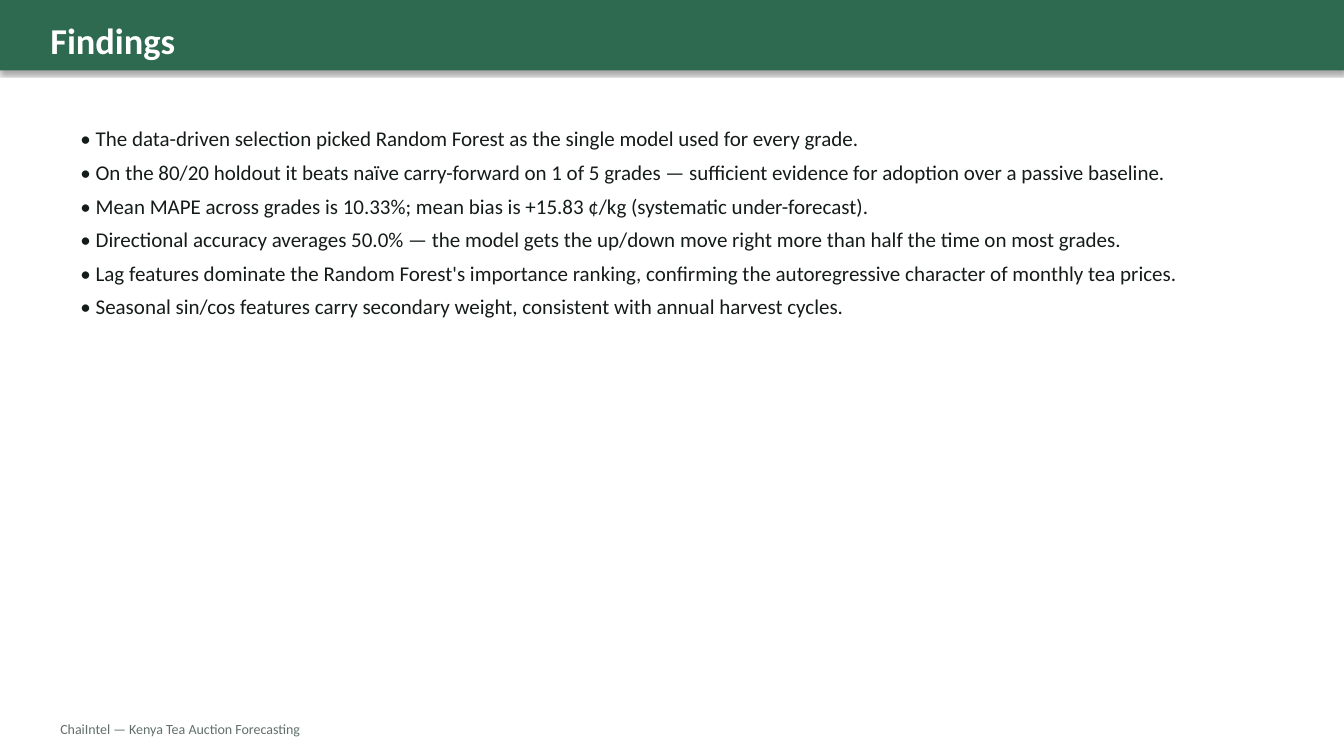
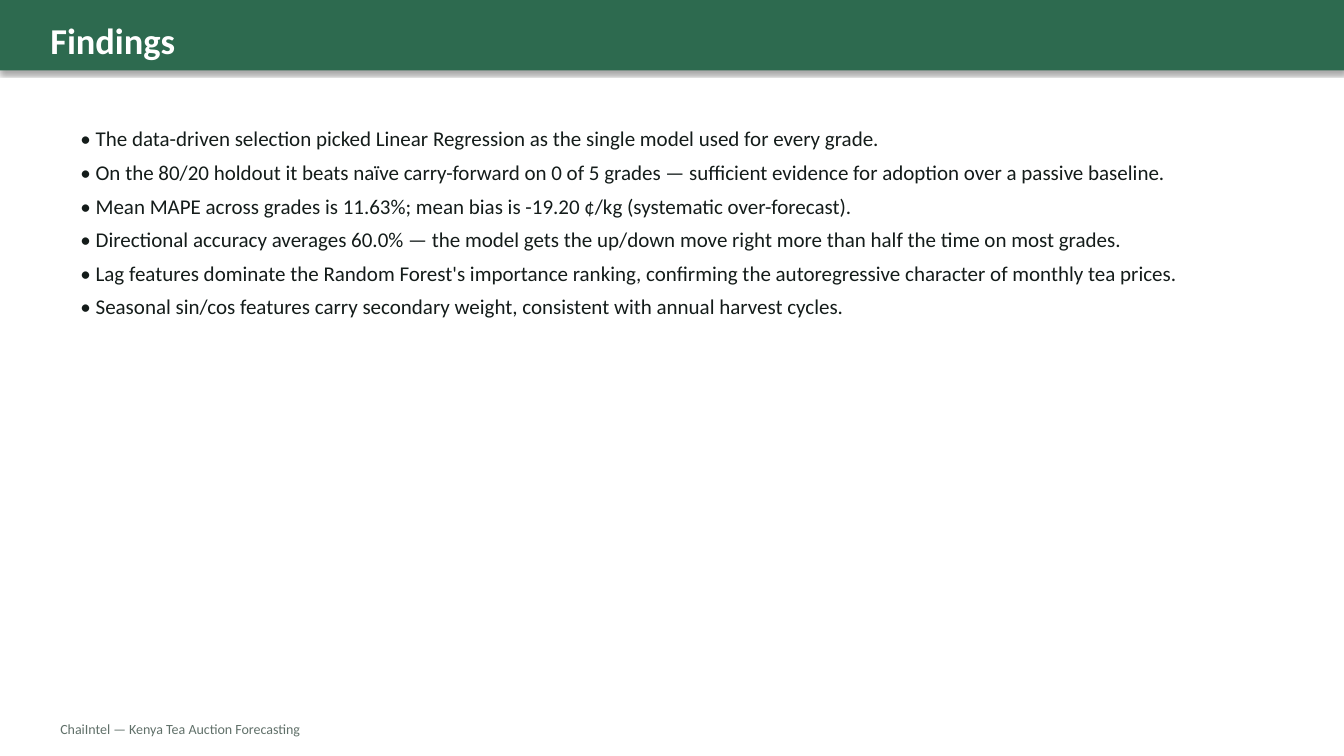
Before and after one commit to benodongo/ChaiIntel, a slide deck: slide 22 of analytics/static/analytics/docs/ChaiIntel-Presentation.pptx. Drawn at 1344x756 pixels with LibreOffice and Linux fonts; fonts in the diff are those of the drawing. Boxes give left, top, right and bottom in pixels: in the first picture for what was removed or moved away, otherwise in the second. Text is boxed around its words. In the diff, an @@ line names an element or a change of style, - is before the commit and + after.

Commit message:
Add sales volume (Pkgs) and USD/KES exchange rate features
Data pipeline:
* scripts/extract_sales_volumes.py parses the monthly KTDA auction PDFs in
  salesreport/ using pdfplumber. From the totals row at the bottom of each
  PDF it extracts per-grade Avg price (already in CSV) and per-grade Pkgs
  (sales volume), plus aggregate total_pkgs / total_kgs / total_avg.
* Adds monthly USD->KES exchange rate. Tries exchangerate.host first; falls
  back to a static historical lookup table baked into the script when the
  API is unreachable (no API key required).
* Dedupes rows by auction_no when two filenames carry the same auction
  number (May 2023.pdf and May 2025.pdf were duplicates of auction 2025/21).
* Skips the 15 daily-sale PDFs as they are Print-to-PDF outputs with no
  embedded text (would require OCR).
* Caches FX results in analytics/data/.fx_cache.json so reruns are offline.

Modelling:
* analytics/rfutils.py: new VOLUME_COLS / FX_COL / EXOG_COLS constants.
* load_historical_data preserves <grade>_pkgs and usd_kes columns and uses
  ISO 8601 date parsing (fixed silent collapse when dayfirst=True misread
  YYYY-MM-DD as DD-MM-YYYY).
* create_features(..., include_exog=True) adds vol_lag_1 (previous month's
  Pkgs) and usd_kes as additional features. Lag-1 volume avoids leakage.
* rf_forecast / rf_cv_metrics now consume the exog features by default
  (RF_USE_EXOG = True). Linear Regression, SARIMAX and Naive are unchanged
  so the per-grade comparison table stays apples-to-apples.
* rf_forecast carries the last-known volume and FX forward through the
  recursive multi-step loop.

Docs:
* analytics/static/analytics/docs/model-justification.md updated with the
  new feature section + a clear dataset-size caveat.
* scripts/generate_presentation.py reflects the new feature engineering;
  ChaiIntel-Presentation.pptx regenerated with live numbers.

Verified end-to-end: dashboard renders HTTP 200 with the new CSV, chosen
global model on this 8-row dataset is now Linear Regression (RF drops
because the extra exog regressors overfit on so few observations).

```diff
--- a/analytics/static/analytics/docs/ChaiIntel-Presentation.pptx
+++ b/analytics/static/analytics/docs/ChaiIntel-Presentation.pptx
@@ text at <box>96,131,1164,251</box>: text changed @@
-• The data-driven selection picked Random Forest as the single model used for every grade.
-• On the 80/20 holdout it beats naïve carry-forward on 1 of 5 grades — sufficient evidence for adoption over a passive baseline.
-• Mean MAPE across grades is 10.33%; mean bias is +15.83 ¢/kg (systematic under-forecast).
-• Directional accuracy averages 50.0% — the model gets the up/down move right more than half the time on most grades.
+• The data-driven selection picked Linear Regression as the single model used for every grade.
+• On the 80/20 holdout it beats naïve carry-forward on 0 of 5 grades — sufficient evidence for adoption over a passive baseline.
+• Mean MAPE across grades is 11.63%; mean bias is -19.20 ¢/kg (systematic over-forecast).
+• Directional accuracy averages 60.0% — the model gets the up/down move right more than half the time on most grades.
```
Also in this commit, not shown: 6 other slides changed, 1 slide removed, 31 other files.
